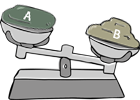
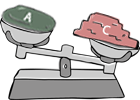
Layers edited between the first and the second 140px x 100px image:
painted on "Layer 3" over bbox(0, 4, 57, 34)
added layer "Layer 6" above "Layer 2 copy" over bbox(72, 11, 140, 50)
hid "Layer 2", painted on it over bbox(0, 4, 140, 50)
